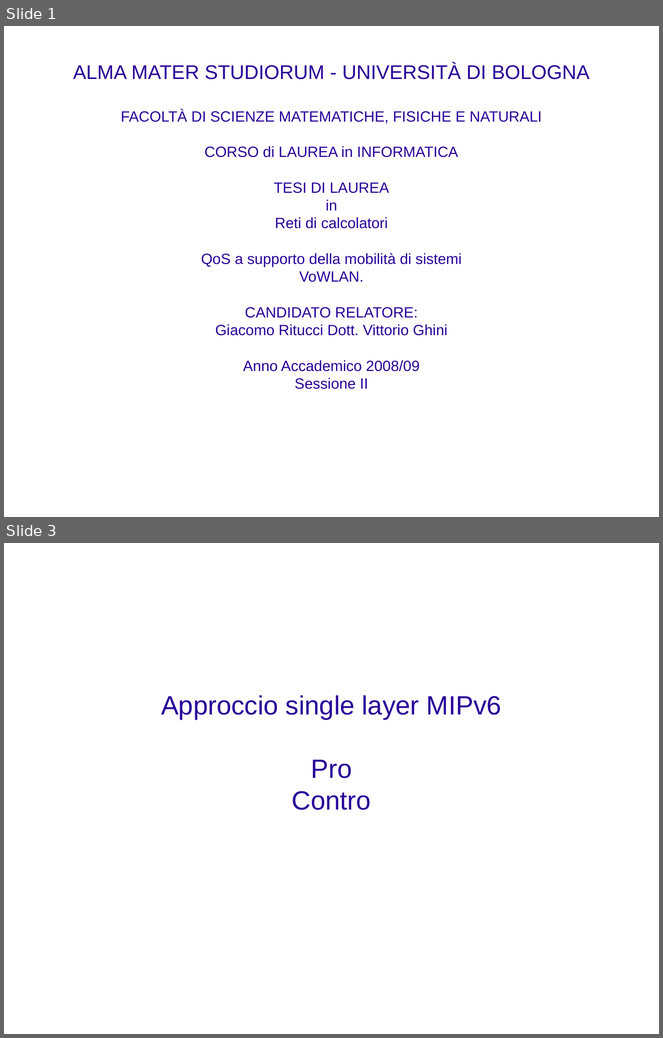
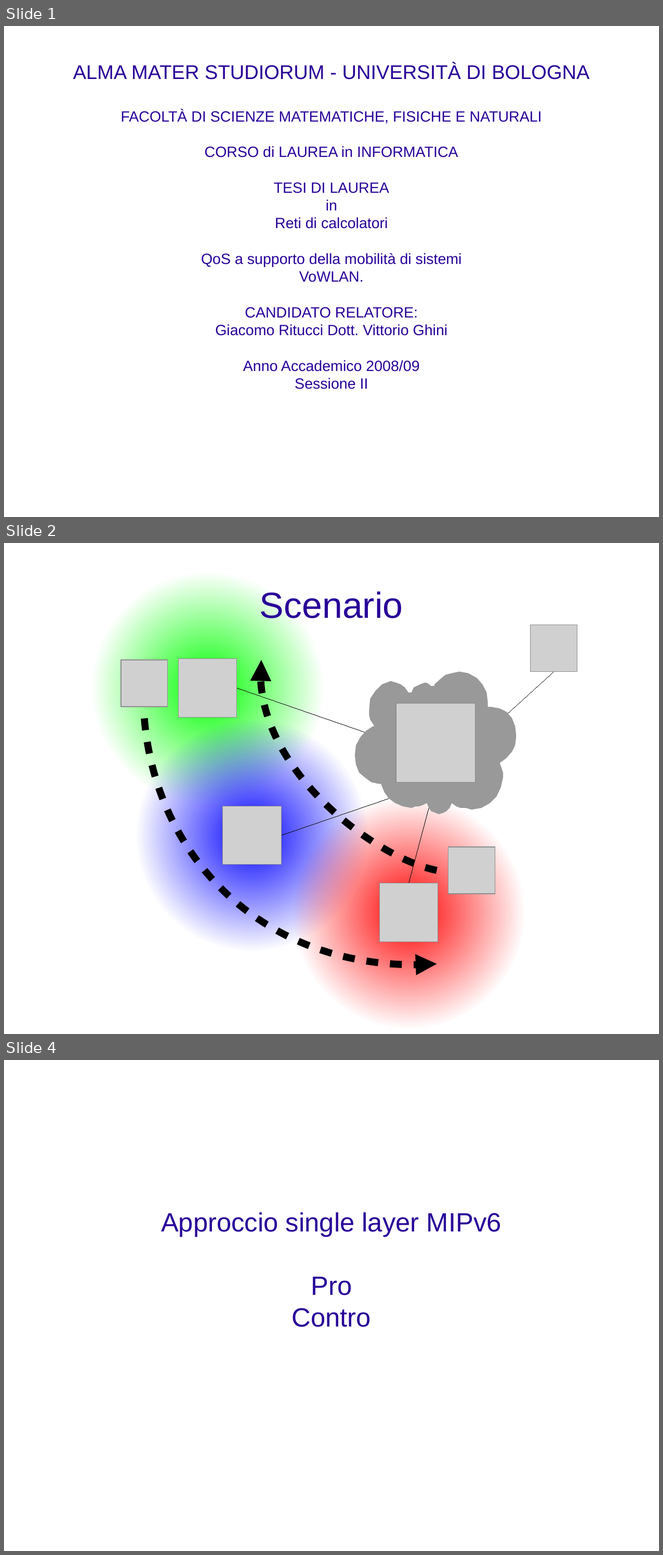
Before and after one commit to rjack/tesi-triennale, a slide deck: presentazione.odp. Shown one above the other, each under a label of ours: slides 1 and 3 before the commit, slides 1, 2 and 4 after it; the slides between them are not shown. The pictures are 663x1038 and 663x1555 pixels, drawn with LibreOffice and Linux fonts; fonts in the diff are those of the drawing; grey boxes stand for pictures; background and template pictures are left out. Boxes give left, top, right and bottom in pixels: in the first picture for what was removed or moved away, otherwise in the second. Text is boxed around its words. In the diff, an @@ line names an element or a change of style, - is before the commit and + after.

Commit message:
Schema scenario

```diff
--- a/presentazione.odp
+++ b/presentazione.odp
@@ slide 2 added at (4, 543, 659, 1034), background picture (left out) @@
@@ ellipse added at (91, 571, 325, 805), fill gradient #00FF00 @@
@@ title added at (260, 591, 403, 625), 44 pt, text #280099 @@
+Scenario
@@ picture added at (531, 625, 578, 672) @@
@@ picture added at (121, 660, 168, 707) @@
@@ picture added at (178, 659, 236, 717) @@
@@ freeform shape added at (261, 660, 438, 871), outline #000000 8.5 pt @@
@@ freeform shape added at (356, 672, 517, 815), fill #999999 @@
@@ line added from (554, 672) to (476, 743), #000000 0 pt @@
@@ line added from (397, 743) to (237, 688), #000000 0 pt @@
@@ picture added at (397, 704, 476, 783) @@
@@ ellipse added at (135, 718, 369, 953), fill gradient #0000FF @@
@@ freeform shape added at (144, 718, 437, 965), outline #000000 8.5 pt @@
@@ line added from (282, 836) to (436, 783), #000000 0 pt @@
@@ line added from (436, 783) to (409, 884), #000000 0 pt @@
@@ picture added at (223, 807, 281, 865) @@
@@ ellipse added at (292, 796, 526, 1030), fill gradient #FF0000 @@
@@ picture added at (449, 847, 496, 895) @@
@@ picture added at (380, 884, 438, 942) @@
@@ what was slide 3 is now slide 4 @@
```
Also in this commit, not shown: 1 slide changed, 1 slide removed.
